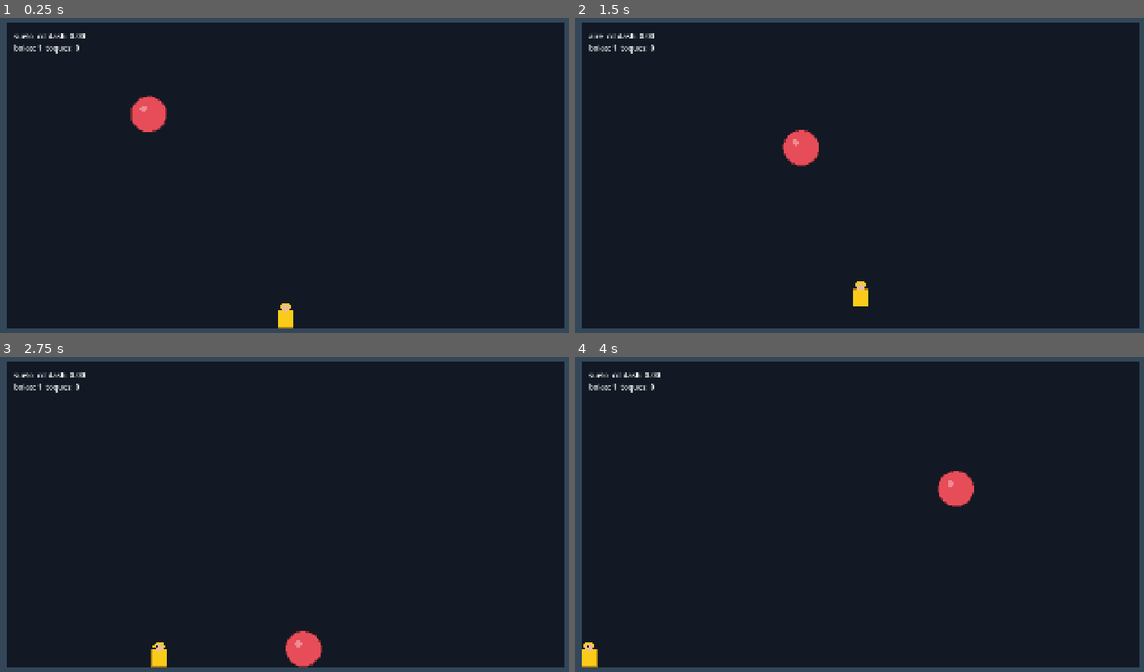
Above: before the commit, frames 1-4 (two rows, left to right).
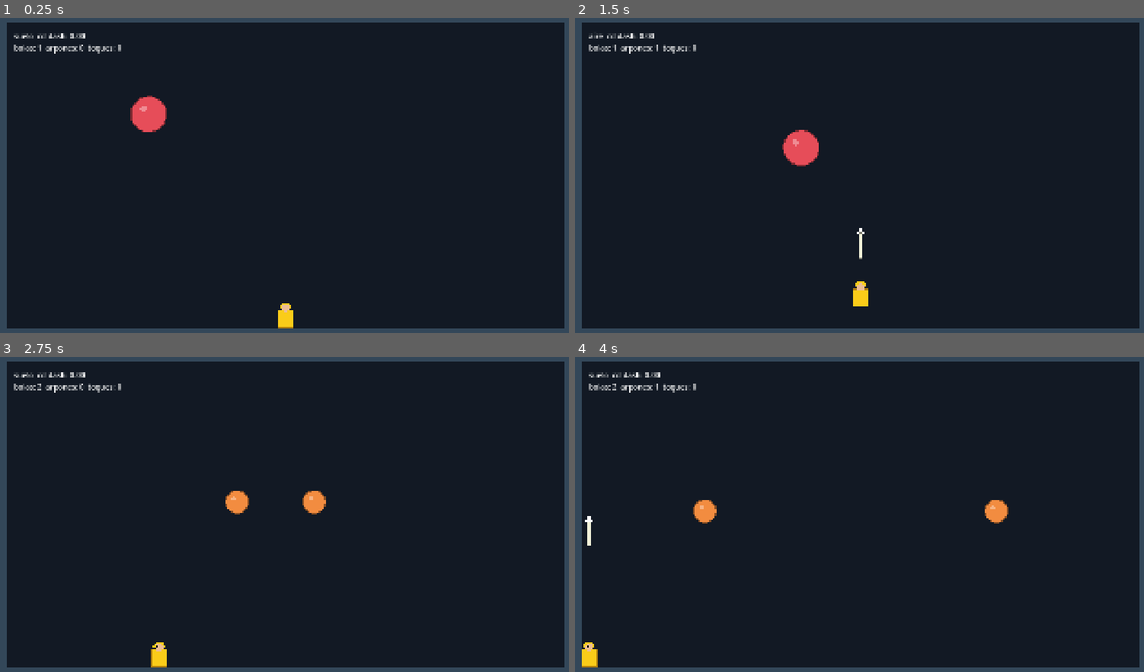
Above: after the commit, the same moments.

Repository: xNeku/fishmaboolla
Game: Godot game, scene res://scenes/main.tscn
Same seed, same stepped clock (60 frames per second), same inputs: the game is played once before the commit and once after it.
Inputs (mouse positions are in pixels of both pictures, inside the frame that each line leads up to):
- Up to frame 1 (0.25 s): no input
- Up to frame 2 (1.5 s): move the mouse to (831, 244) at 0.52 s; hold J (disparar, bound only after the commit) 0.53-1.28 s; click (831, 244) at 0.67 s; tap Space (saltar) at 0.77, 0.8, 1.07, 1.35 s; move the mouse to (1041, 225) at 1.27 s; click (1041, 225) at 1.42 s
- Up to frame 3 (2.75 s): tap Space (saltar) at 1.52, 1.82, 2.3 s; tap J (disparar, bound only after the commit) at 1.55 s; move the mouse to (102, 464) at 2.02 s; hold A (mover_izq) from 2.03 s (still down); tap D (mover_der) at 2.1 s; click (102, 464) at 2.17 s
- Up to frame 4 (4 s): keep holding A (mover_izq); move the mouse to (893, 514) at 2.77 s; tap J (disparar, bound only after the commit) at 2.85 s; click (893, 514) at 2.92 s; tap Space (saltar) at 3.02, 3.32, 3.77, 3.8 s; move the mouse to (768, 429) at 3.52 s; hold J (disparar, bound only after the commit) from 3.53 s (still down); click (768, 429) at 3.67 s

The runs differ from the first frame. In frame 1, 0.2% of the frame differs, in the area x 7-22%, y 8-12%; in frame 2, 0.2%; in frame 3, 1.3%; in frame 4, 1.3%, in the area x 1-77%, y 8-60%.

Commit message:
Arpón: proyectil recto hacia arriba con cooldown ligero y disparo mantenido
- scenes/arpon.tscn + Arpon (lógica, colisión por barrido) + ArponVisual (programmer art)
- Acción disparar (J o botón izquierdo/toque); mantener dispara al ritmo del cooldown
- JugadorConfig.cooldown_disparo (0.25 s de partida); Jugador.orden_disparar() y señal disparado
- Varios arpones a la vez; se detiene en el primer impacto y desaparece en el techo
- main crea el arpón al disparar y se quita el clic de depuración

Co-Authored-By: Claude Sonnet 5.5 <noreply@anthropic.com>
Claude-Session: https://claude.ai/code/session_01Hu5F5bE3cxizNrca8PuRi9

Diff:
--- a/data/jugador/jugador_base.tres
+++ b/data/jugador/jugador_base.tres
@@ -12,5 +12,6 @@
 dash_cooldown = 0.4
 dash_invulnerable = true
 ventana_doble_tap = 0.25
+cooldown_disparo = 0.25
 ancho = 48.0
 alto = 80.0
--- a/project.godot
+++ b/project.godot
@@ -39,6 +39,13 @@
 ]
 }
 
+disparar={
+"deadzone": 0.5,
+"events": [Object(InputEventKey,"resource_local_to_scene":false,"resource_name":"","device":-1,"window_id":0,"alt_pressed":false,"shift_pressed":false,"ctrl_pressed":false,"meta_pressed":false,"pressed":false,"keycode":0,"physical_keycode":74,"key_label":0,"unicode":106,"location":0,"echo":false,"script":null)
+, Object(InputEventMouseButton,"resource_local_to_scene":false,"resource_name":"","device":-1,"window_id":0,"alt_pressed":false,"shift_pressed":false,"ctrl_pressed":false,"meta_pressed":false,"button_mask":1,"position":Vector2(0, 0),"global_position":Vector2(0, 0),"factor":1.0,"button_index":1,"canceled":false,"pressed":true,"double_click":false,"script":null)
+]
+}
+
 [rendering]
 
 renderer/rendering_method="gl_compatibility"
--- /dev/null
+++ b/scenes/arpon.tscn
@@ -0,0 +1,11 @@
+[gd_scene format=3]
+
+[ext_resource type="Script" path="res://scripts/jugador/arpon.gd" id="1_arpon"]
+[ext_resource type="Script" path="res://scripts/jugador/arpon_visual.gd" id="2_visual"]
+
+[node name="Arpon" type="Node2D"]
+script = ExtResource("1_arpon")
+
+[node name="Visual" type="Node2D" parent="." node_paths=PackedStringArray("arpon")]
+script = ExtResource("2_visual")
+arpon = NodePath("..")
--- a/scripts/datos/jugador_config.gd
+++ b/scripts/datos/jugador_config.gd
@@ -22,6 +22,10 @@
 ## Tiempo máximo entre dos taps de la misma dirección para activar el dash.
 @export var ventana_doble_tap: float = 0.25
 
+@export_group("Arma")
+## Espera entre disparos en segundos. Manteniendo el botón dispara a este ritmo.
+@export var cooldown_disparo: float = 0.25
+
 @export_group("Cuerpo")
 @export var ancho: float = 48.0
 @export var alto: float = 80.0
--- /dev/null
+++ b/scripts/jugador/arpon.gd
@@ -0,0 +1,40 @@
+class_name Arpon
+extends Node2D
+## Proyectil recto hacia arriba. La posición es la PUNTA; el cuerpo se extiende hacia abajo.
+## Se detiene en el primer impacto con una bola. Desaparece al llegar al techo.
+## Colisiona por barrido (cubre todo el tramo recorrido), así no atraviesa bolas aunque vaya rápido.
+
+## Velocidad en px/s.
+@export var velocidad: float = 2200.0
+## Largo del cuerpo en px. Debe ser mayor que lo que avanza en un frame.
+@export var largo: float = 80.0
+@export var ancho: float = 10.0
+
+var limites: Rect2 = Rect2()
+
+
+func _ready() -> void:
+	add_to_group("arpones")
+
+
+func _physics_process(delta: float) -> void:
+	var y_previa: float = position.y
+	position.y -= velocidad * delta
+	var arriba: float = maxf(position.y, limites.position.y)
+	var abajo: float = y_previa + largo
+	var zona := Rect2(position.x - ancho * 0.5, arriba, ancho, maxf(abajo - arriba, 0.0))
+	for nodo: Node in get_tree().get_nodes_in_group("bolas"):
+		var bola: Bola = nodo as Bola
+		if _circulo_toca_rect(bola.position, bola.radio, zona):
+			bola.recibir_impacto()
+			queue_free()
+			return
+	if position.y <= limites.position.y:
+		queue_free()
+
+
+func _circulo_toca_rect(centro: Vector2, radio: float, rect: Rect2) -> bool:
+	var cercano := Vector2(
+			clampf(centro.x, rect.position.x, rect.end.x),
+			clampf(centro.y, rect.position.y, rect.end.y))
+	return cercano.distance_squared_to(centro) <= radio * radio
--- /dev/null
+++ b/scripts/jugador/arpon_visual.gd
@@ -0,0 +1,18 @@
+class_name ArponVisual
+extends Node2D
+## Programmer art del arpón: cuerpo claro con punta triangular. Solo dibuja.
+
+@export var arpon: Arpon
+
+
+func _ready() -> void:
+	queue_redraw()
+
+
+func _draw() -> void:
+	var w: float = arpon.ancho
+	var largo: float = arpon.largo
+	var cuerpo: Color = Color(0.95, 0.95, 0.85)
+	draw_rect(Rect2(-w * 0.5, 0.0, w, largo), cuerpo)
+	draw_colored_polygon(PackedVector2Array([Vector2(0.0, -18.0), Vector2(-w * 1.1, 4.0), Vector2(w * 1.1, 4.0)]), Color(1.0, 1.0, 1.0))
+	draw_rect(Rect2(-w * 0.5, 0.0, w, largo), Color(0.5, 0.5, 0.45), false, 2.0)
--- a/scripts/jugador/jugador.gd
+++ b/scripts/jugador/jugador.gd
@@ -10,6 +10,8 @@
 ## Una bola ha tocado al marinero (no se emite durante los i-frames del dash).
 ## Qué consecuencia tiene está por decidir en el diseño.
 signal tocado
+## El marinero dispara. `origen` es la punta de arriba del cuerpo.
+signal disparado(origen: Vector2)
 
 @export var config: JugadorConfig
 ## Límites de la sala. El borde inferior es el suelo.
@@ -26,6 +28,8 @@
 
 ## Segundos que faltan para poder volver a hacer dash.
 var cooldown_dash_restante: float = 0.0
+## Segundos que faltan para poder volver a disparar.
+var cooldown_disparo_restante: float = 0.0
 
 var _intencion_mover: float = 0.0
 var _salto_pedido: bool = false
@@ -39,6 +43,15 @@
 
 func orden_saltar() -> void:
 	_salto_pedido = true
+
+
+## Devuelve true si el disparo salió (false si sigue el cooldown).
+func orden_disparar() -> bool:
+	if cooldown_disparo_restante > 0.0:
+		return false
+	cooldown_disparo_restante = config.cooldown_disparo
+	disparado.emit(Vector2(position.x, position.y - config.alto))
+	return true
 
 
 ## Devuelve true si el dash arrancó.
@@ -72,6 +85,7 @@
 
 func _physics_process(delta: float) -> void:
 	cooldown_dash_restante = maxf(0.0, cooldown_dash_restante - delta)
+	cooldown_disparo_restante = maxf(0.0, cooldown_disparo_restante - delta)
 
 	if dashing:
 		# El dash anula la gravedad y el movimiento vertical; velocidad.y se conserva.
--- a/scripts/jugador/jugador_input.gd
+++ b/scripts/jugador/jugador_input.gd
@@ -19,6 +19,8 @@
 	jugador.orden_mover(Input.get_axis("mover_izq", "mover_der"))
 	if Input.is_action_just_pressed("saltar"):
 		jugador.orden_saltar()
+	if Input.is_action_pressed("disparar"):
+		jugador.orden_disparar()
 	_comprobar_doble_tap("mover_izq", -1)
 	_comprobar_doble_tap("mover_der", 1)
 
--- a/scripts/mundo/main.gd
+++ b/scripts/mundo/main.gd
@@ -3,6 +3,7 @@
 ## escena (main.tscn); este script conecta las piezas y pinta el estado de depuración.
 
 const SEGUNDOS_REAPARICION: float = 1.2
+const ESCENA_ARPON: PackedScene = preload("res://scenes/arpon.tscn")
 
 @onready var _sala: Sala = $Sala
 @onready var _jugador: Jugador = $Jugador
@@ -25,6 +26,7 @@
 	_dir_inicial = _bola_inicial.direccion_inicial
 	_preparar(_bola_inicial)
 	_jugador.tocado.connect(func() -> void: _toques += 1)
+	_jugador.disparado.connect(_crear_arpon)
 
 
 func _physics_process(delta: float) -> void:
@@ -41,18 +43,8 @@
 func _process(_delta: float) -> void:
 	var estado: String = "dash" if _jugador.dashing else ("suelo" if _jugador.en_suelo else "aire")
 	var n_bolas: int = get_tree().get_nodes_in_group("bolas").size()
-	_estado.text = "%s  cd dash: %.2f\nbolas: %d  toques: %d" % [estado, _jugador.cooldown_dash_restante, n_bolas, _toques]
-
-
-# DEPURACIÓN: clic/toque sobre una bola la rompe. Se quita cuando haya arpón.
-func _unhandled_input(event: InputEvent) -> void:
-	if event is InputEventMouseButton and event.pressed and event.button_index == MOUSE_BUTTON_LEFT:
-		var punto: Vector2 = (make_input_local(event) as InputEventMouseButton).position
-		for nodo: Node in get_tree().get_nodes_in_group("bolas"):
-			var bola: Bola = nodo as Bola
-			if bola.position.distance_to(punto) <= bola.radio:
-				bola.recibir_impacto()
-				break
+	var n_arpones: int = get_tree().get_nodes_in_group("arpones").size()
+	_estado.text = "%s  cd dash: %.2f\nbolas: %d  arpones: %d  toques: %d" % [estado, _jugador.cooldown_dash_restante, n_bolas, n_arpones, _toques]
 
 
 ## Avisa al jugador una vez por contacto (no cada frame mientras dura el solape).
@@ -70,6 +62,13 @@
 		_tocando = true
 
 
+func _crear_arpon(origen: Vector2) -> void:
+	var arpon: Arpon = ESCENA_ARPON.instantiate() as Arpon
+	arpon.limites = _sala.limites
+	arpon.position = origen
+	add_child(arpon)
+
+
 func _preparar(bola: Bola) -> void:
 	bola.limites = _sala.limites
 	bola.gravedad = _sala.gravedad_bolas
Not shown, added: scripts/jugador/arpon.gd.uid
Not shown, added: scripts/jugador/arpon_visual.gd.uid
